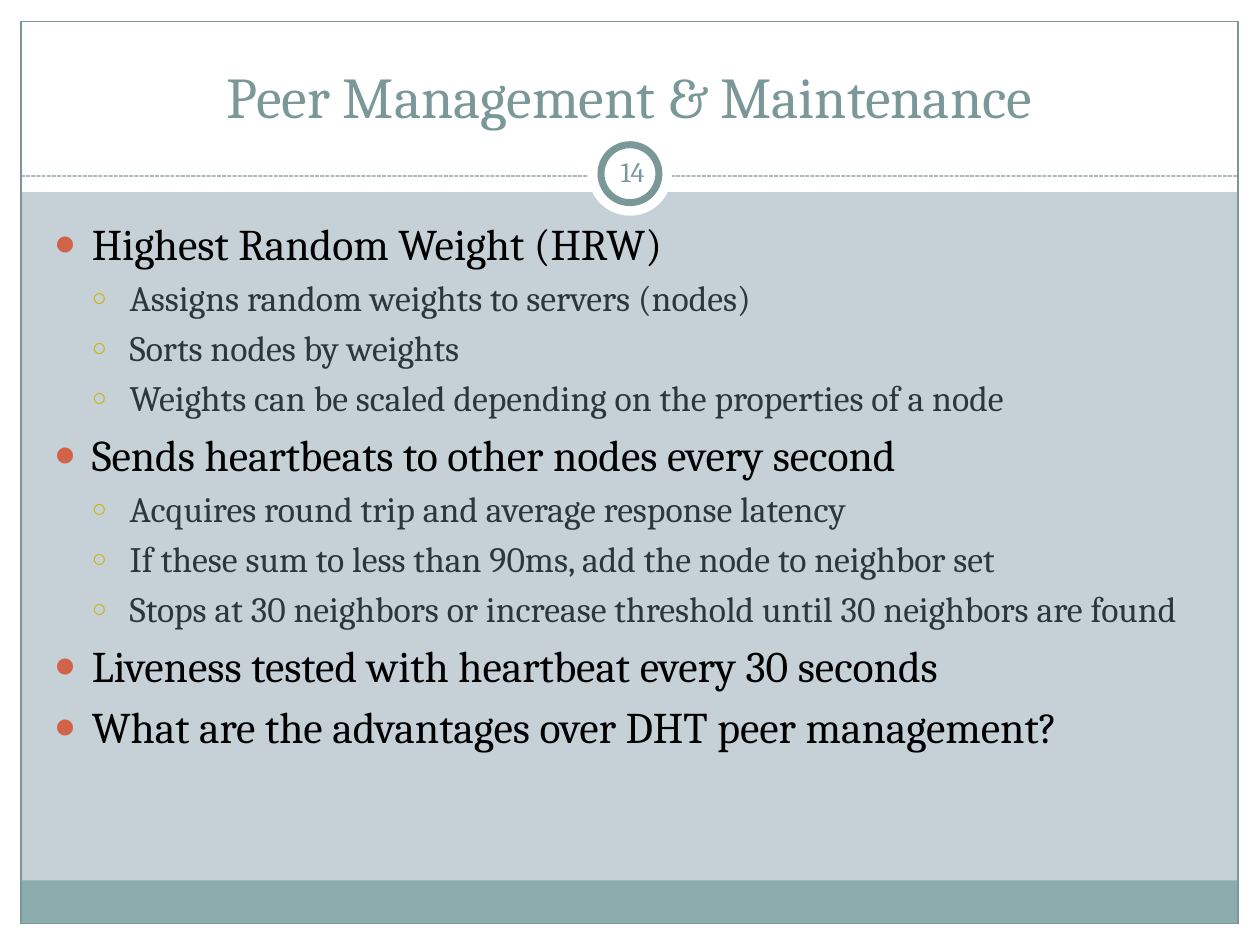
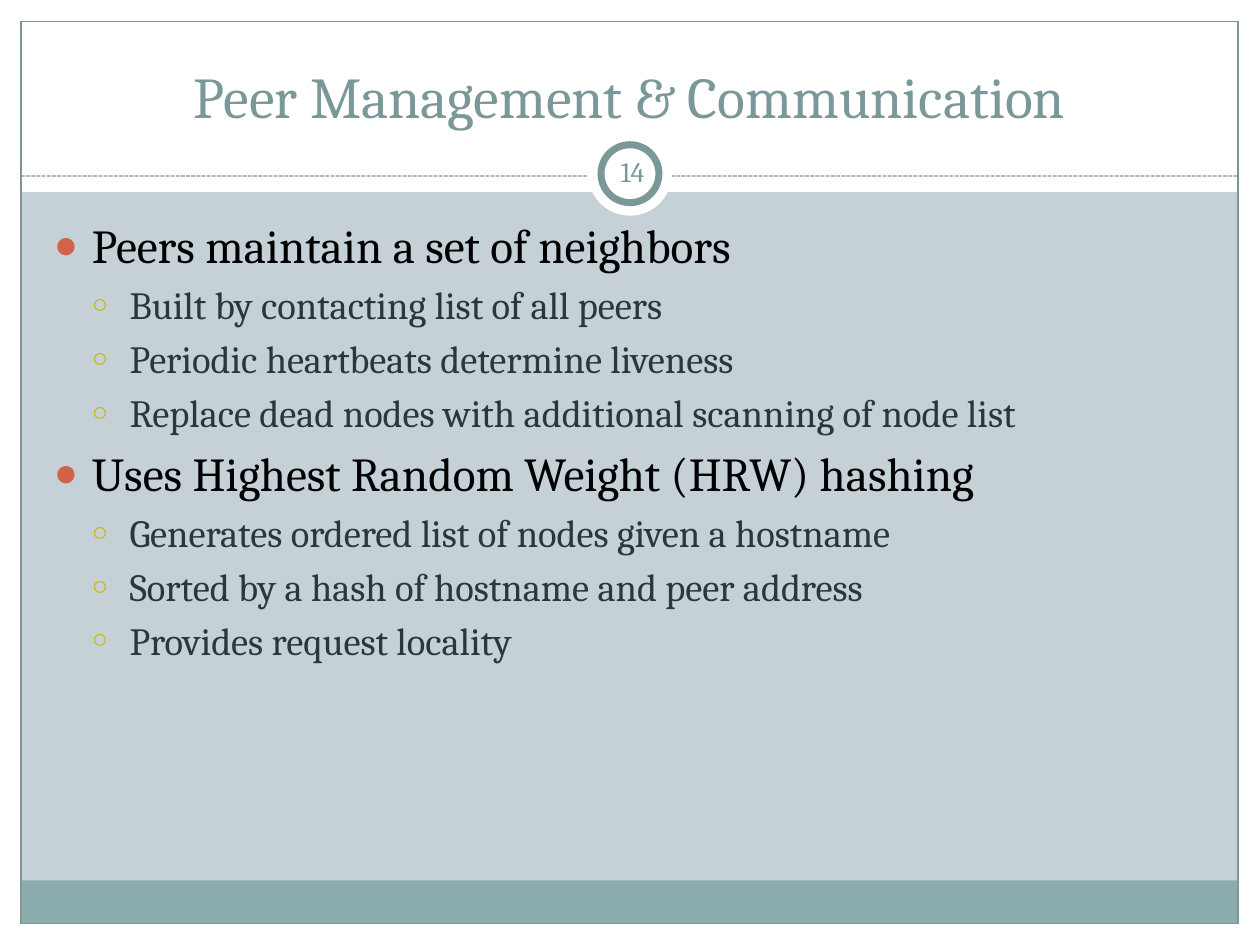
Before and after one commit to cs525-koala/documents, a slide deck: slide 14 of p2p/P2P Apps.pptx. Drawn at 1260x945 pixels with LibreOffice and Linux fonts; fonts in the diff are those of the drawing. Boxes give left, top, right and bottom in pixels: in the first picture for what was removed or moved away, otherwise in the second. Text is boxed around its words. In the diff, an @@ line names an element or a change of style, - is before the commit and + after.

```diff
--- a/p2p/P2P Apps.pptx
+++ b/p2p/P2P Apps.pptx
@@ title at [194,79,1065,131]: text changed @@
-Peer Management & Maintenance
+Peer Management & Communication
@@ text at [92,229,1016,664]: text changed; size 20.4 to 22 pt @@
-● Highest Random Weight (HRW)
-  ○ Assigns random weights to servers (nodes)
-  ○ Sorts nodes by weights
-  ○ Weights can be scaled depending on the properties of a node
-● Sends heartbeats to other nodes every second
-  ○ Acquires round trip and average response latency
-  ○ If these sum to less than 90ms, add the node to neighbor set
-  ○ Stops at 30 neighbors or increase threshold until 30 neighbors are found
-● Liveness tested with heartbeat every 30 seconds
-● What are the advantages over DHT peer management?
+● Peers maintain a set of neighbors
+  ○ Built by contacting list of all peers
+  ○ Periodic heartbeats determine liveness
+  ○ Replace dead nodes with additional scanning of node list
+● Uses Highest Random Weight (HRW) hashing
+  ○ Generates ordered list of nodes given a hostname
+  ○ Sorted by a hash of hostname and peer address
+  ○ Provides request locality
```
Also in this commit, not shown: 15 other slides changed.
